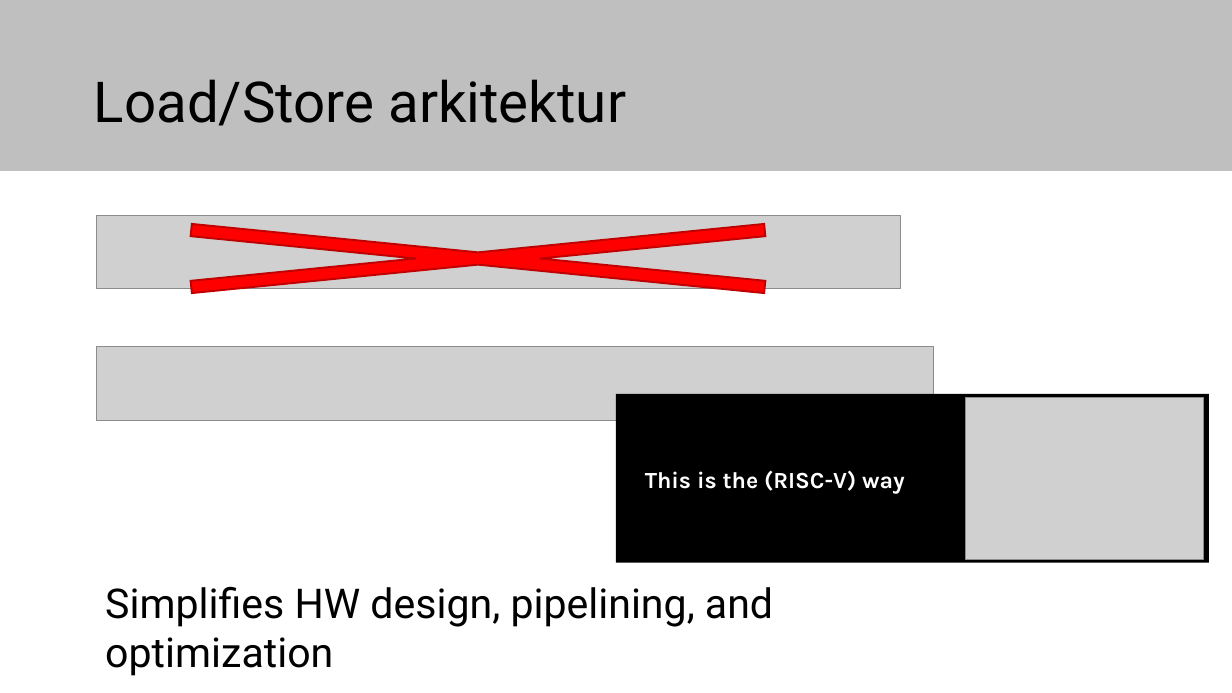
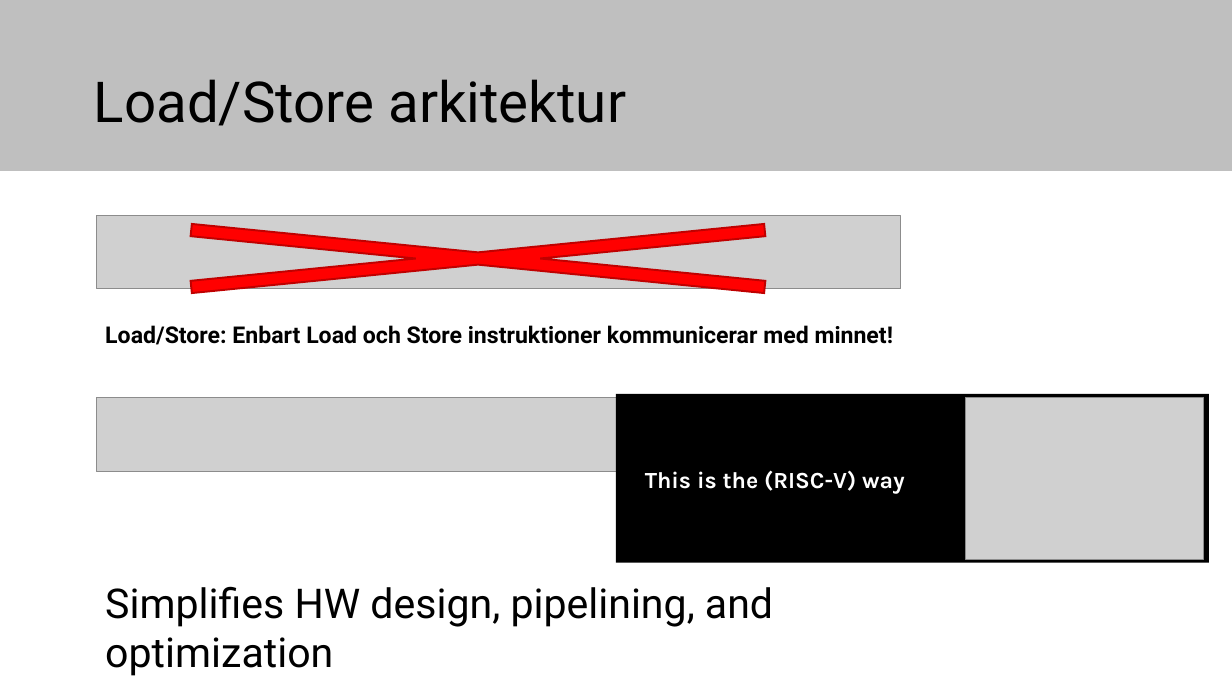
Before and after one commit to elias-at-chalmers/mop-lecture_notes-mirror, a slide deck: slide 21 of slides/lecture02-assembly1.pptx (slide 19 before the commit). Drawn at 1232x693 pixels with LibreOffice and Linux fonts; fonts in the diff are those of the drawing; grey boxes stand for pictures. Boxes give left, top, right and bottom in pixels: in the first picture for what was removed or moved away, otherwise in the second. Text is boxed around its words. In the diff, an @@ line names an element or a change of style, - is before the commit and + after.

```diff
--- a/slides/lecture02-assembly1.pptx
+++ b/slides/lecture02-assembly1.pptx
@@ text added at (x1=105, y1=325, x2=893, y2=345), 18 pt, text #000000, bold @@
+Load/Store: Enbart Load och Store instruktioner kommunicerar med minnet!
@@ picture moved from (x1=96, y1=347, x2=933, y2=421) to (x1=96, y1=397, x2=933, y2=471) @@
```
Also in this commit, not shown: 6 other slides changed, 5 slides added, 1 slide removed.
